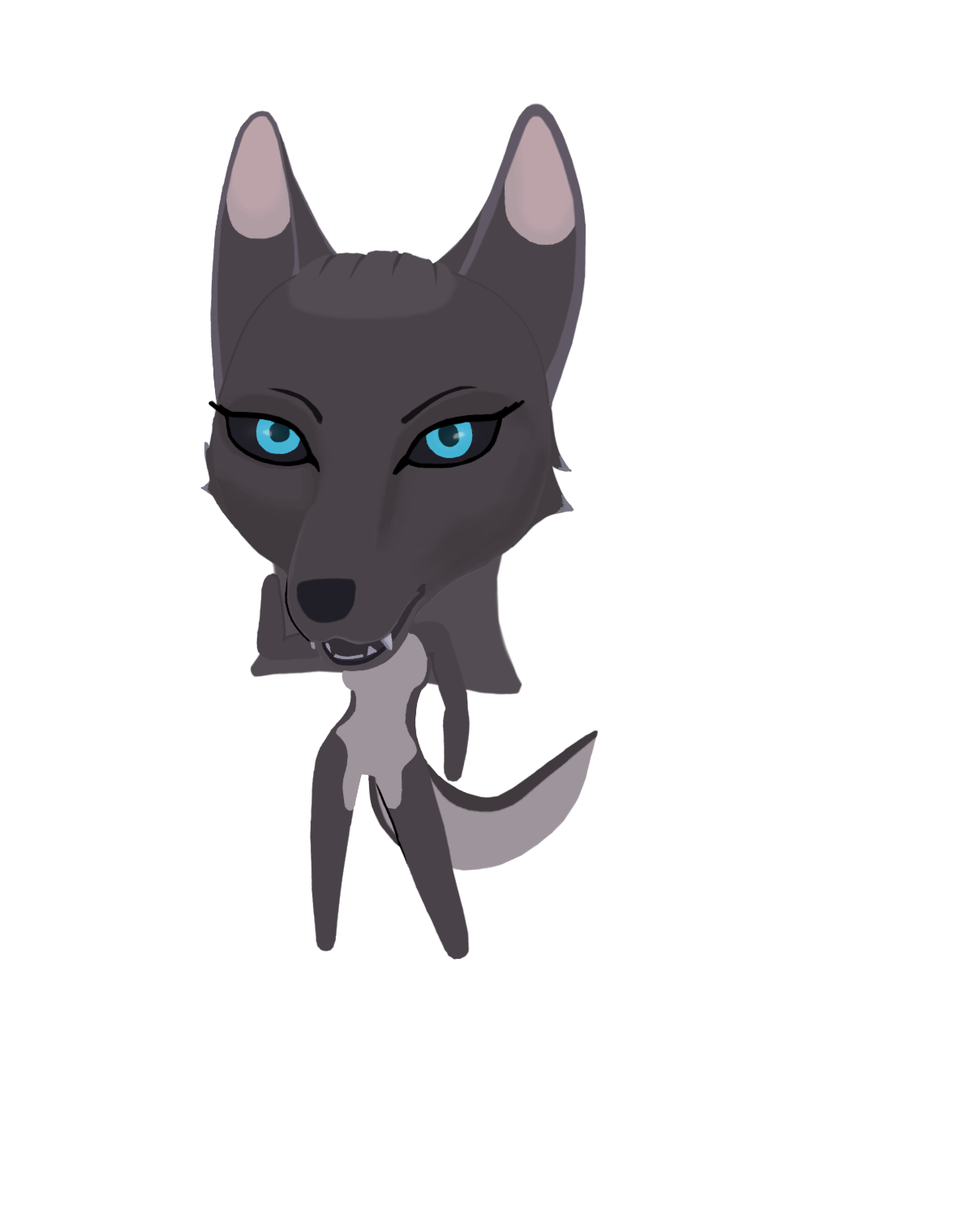
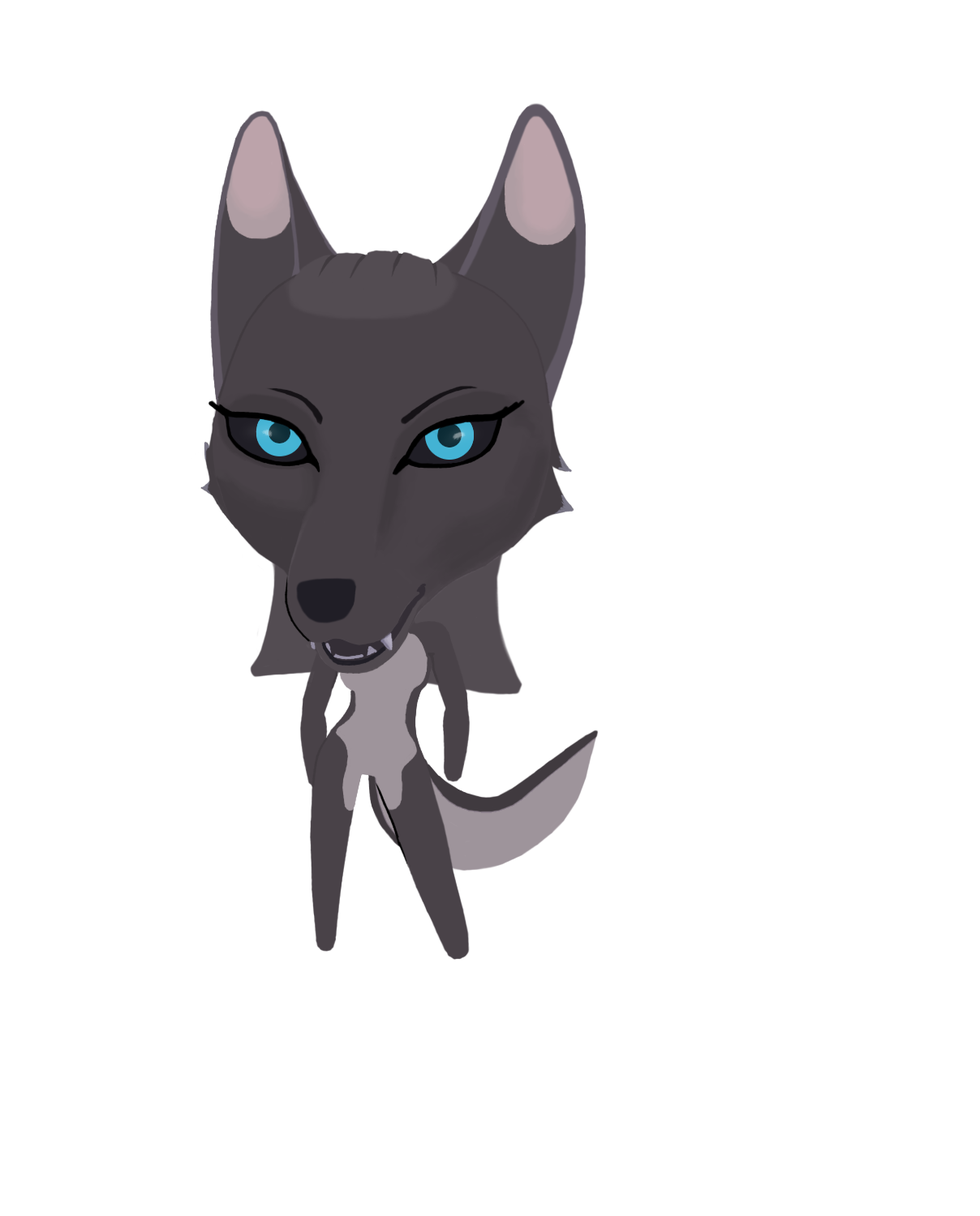
Comparing the layer stacks of the two 980px x 1216px images. Changes:
painted on "LINES" over [468, 422, 474, 438]
painted on "IRIS" over [256, 415, 474, 460]
painted on "BASE" over [255, 543, 411, 811]
added layer "Pasted Layer" above "FLOOF #2" over [299, 627, 347, 789]
painted on "PARTY_IN_THE_BACK" over [255, 565, 313, 677]
"eleniel.png": opacity 100% → 55%, painted on it over [255, 415, 474, 811]
